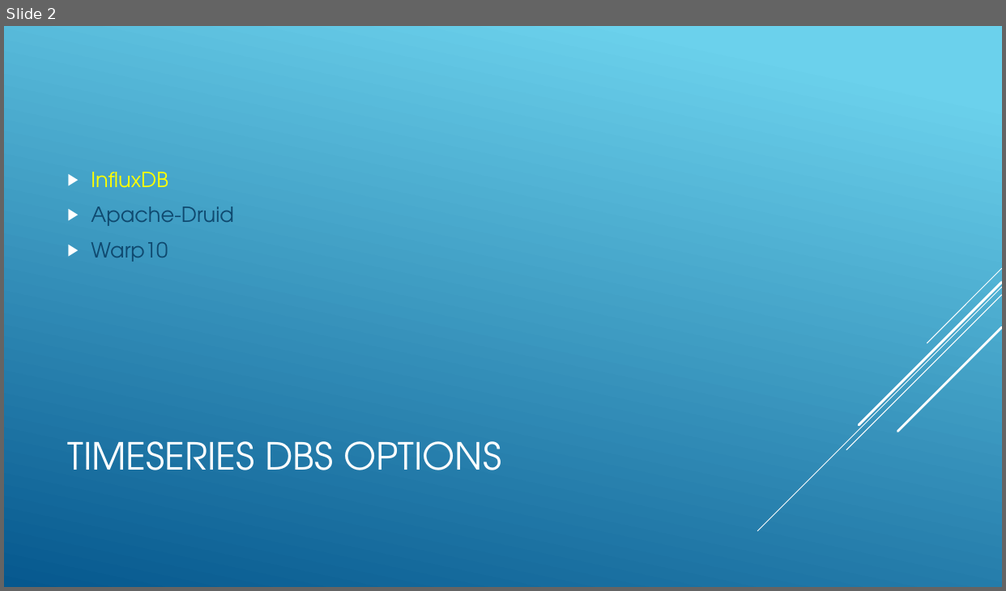
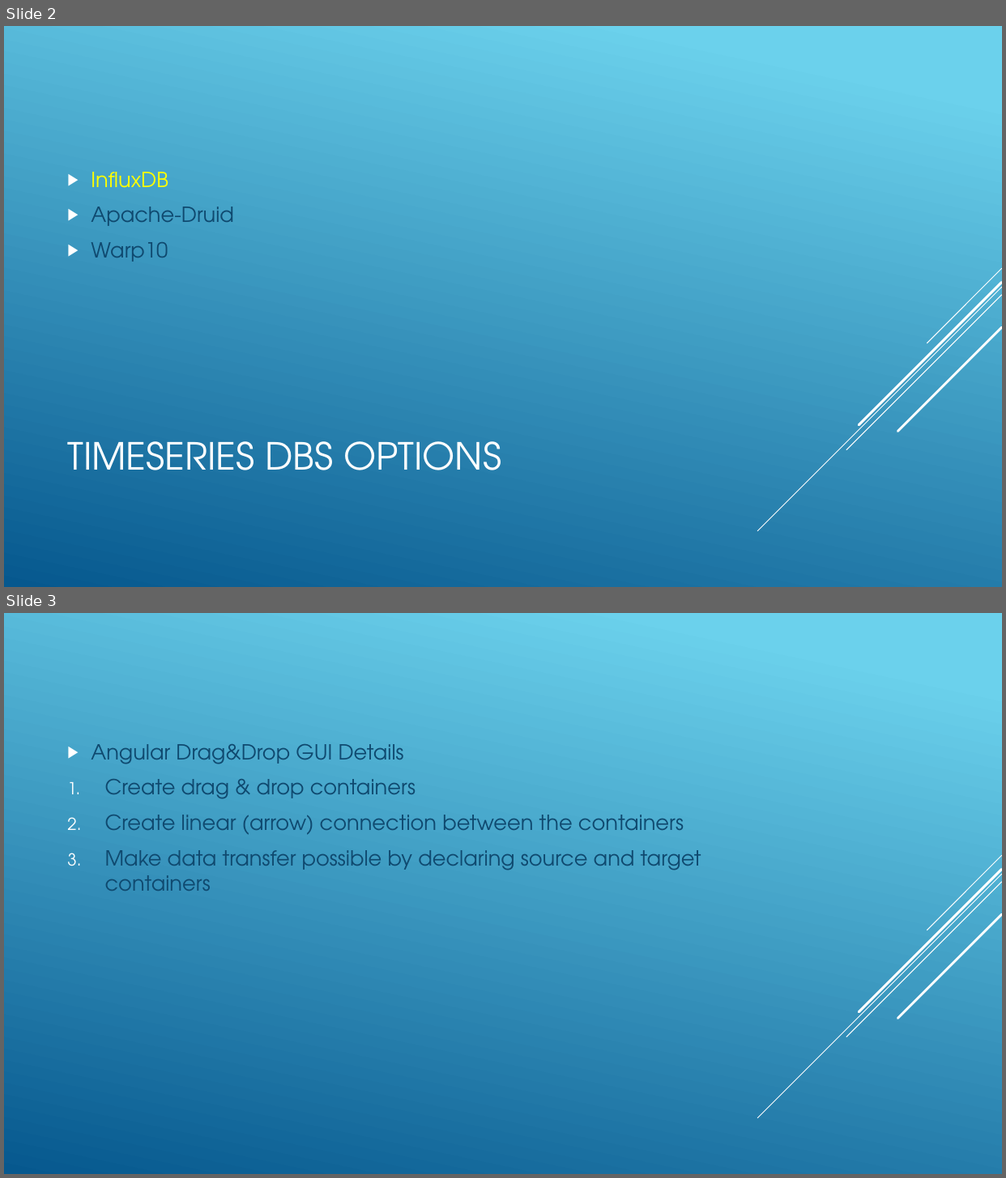
Before and after one commit to Warglaive/SaaS-MachineLearningPlatform-Research, a slide deck: Cost/MarginCalc.pptx. Shown one above the other, each under a label of ours: slide 2 before the commit, slides 2 and 3 after it. The pictures are 1006x591 and 1006x1178 pixels, drawn with LibreOffice and Linux fonts; fonts in the diff are those of the drawing. Boxes give left, top, right and bottom in pixels: in the first picture for what was removed or moved away, otherwise in the second. Text is boxed around its words. In the diff, an @@ line names an element or a change of style, - is before the commit and + after.

```diff
--- a/Cost/MarginCalc.pptx
+++ b/Cost/MarginCalc.pptx
@@ slide 3 added at [4, 613, 1002, 1174], background gradient #6ED2EB to #06588E; not listed: 5 template elements that a slide beside it also shows @@
@@ text added at [91, 744, 701, 891], 20 pt, text #0F496F @@
+▶ Angular Drag&Drop GUI Details
+1. Create drag & drop containers
+2. Create linear (arrow) connection between the containers
+3. Make data transfer possible by declaring source and target containers
```
